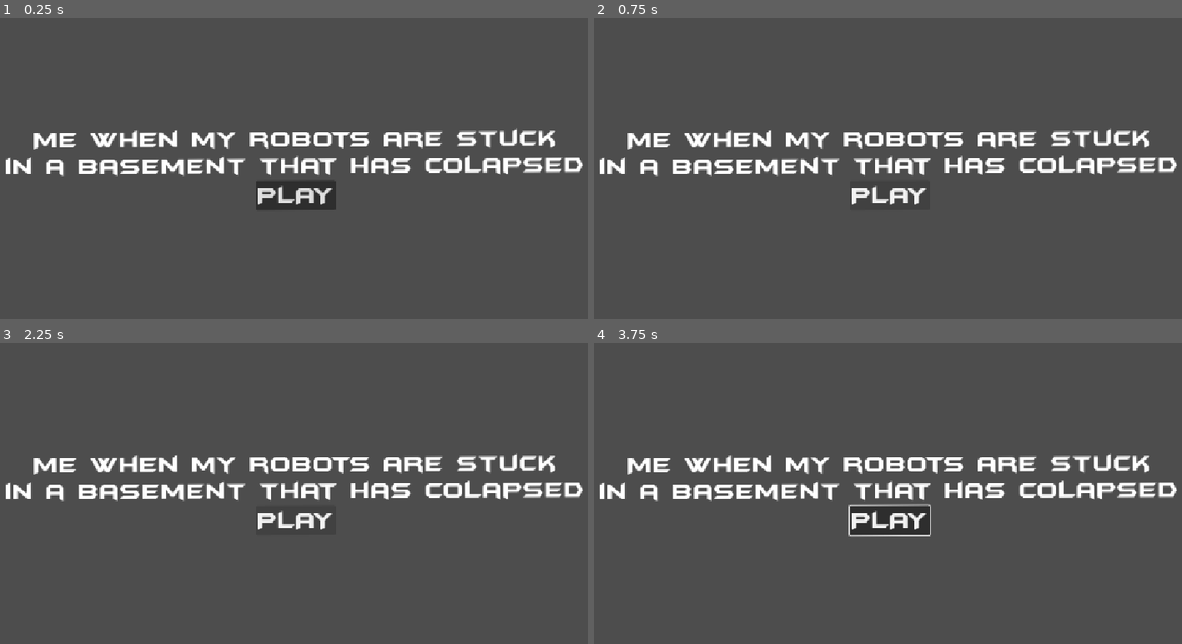
Above: before the commit, frames 1-4 (two rows, left to right).
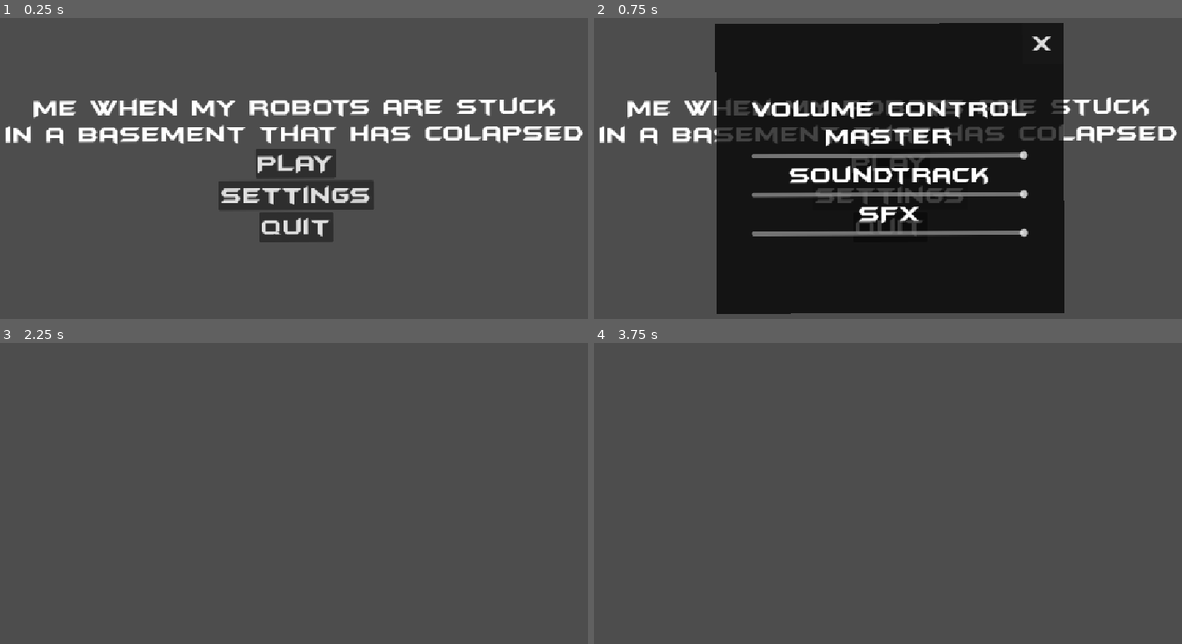
Above: after the commit, the same moments.

Repository: yuesubi/unijam-2026
Game: Godot game, scene res://Scenes/main_menu.tscn
The game is run twice, just before and just after one commit, with the same random seed, the same clock (stepped at 60 frames per second) and the same inputs. Before the commit the project starts from res://Scenes/MainMenu.tscn.
Inputs (mouse positions are in pixels of both pictures, inside the frame that each line leads up to):
- Up to frame 1 (0.25 s): no input
- Up to frame 2 (0.75 s): click (888, 195) at 0.5 s, where only the run after the commit has a clickable "Settings"
- Up to frame 3 (2.25 s): click (446, 367) at 1.25 s, where only the run after the commit has a clickable "X"; click "PLAY" at 2 s
- Up to frame 4 (3.75 s): click (888, 520) at 2.75 s, where only the run before the commit has a clickable "PLAY"; tap Enter (ui_accept) at 3.5 s; move the mouse to (1035, 475) at 3.52 s; hold Right (ui_right) from 3.53 s (still down)

The runs differ from the first frame. In frame 1, 13% of the frame differs, in the area x 0-100%, y 26-75%; in frame 2, 58%, in the area x 0-100%, y 1-99%; in frame 3, 5.7%; in frame 4, 6.7%.

Commit message:
Integrated SFX, added volume panel, update MainMenu

Diff:
--- a/into-the-maze/Scenes/MainMenu.tscn
+++ /dev/null
@@ -1,37 +0,0 @@
-[gd_scene format=3 uid="uid://dkehbnhm588cy"]
-
-[ext_resource type="Theme" uid="uid://bhf2ge2oemdv2" path="res://Ui/ui_theme.tres" id="1_tt5f1"]
-
-[sub_resource type="Theme" id="Theme_1htm7"]
-
-[node name="Ebi" type="Control" unique_id=1431110107]
-layout_mode = 3
-anchors_preset = 15
-anchor_right = 1.0
-anchor_bottom = 1.0
-grow_horizontal = 2
-grow_vertical = 2
-rotation = -0.003879618
-theme = SubResource("Theme_1htm7")
-
-[node name="VBoxContainer" type="VBoxContainer" parent="." unique_id=58732200]
-layout_mode = 1
-anchors_preset = 14
-anchor_top = 0.5
-anchor_right = 1.0
-anchor_bottom = 0.5
-grow_horizontal = 2
-grow_vertical = 2
-
-[node name="Title" type="Label" parent="VBoxContainer" unique_id=1410718139]
-layout_mode = 2
-theme = ExtResource("1_tt5f1")
-text = "Me when my robots are stuck
-in a basement that has colapsed"
-horizontal_alignment = 1
-
-[node name="PlayButton" type="Button" parent="VBoxContainer" unique_id=1805315087]
-layout_mode = 2
-size_flags_horizontal = 4
-theme = ExtResource("1_tt5f1")
-text = "PLAY"
--- /dev/null
+++ b/into-the-maze/Scenes/main_menu.tscn
@@ -0,0 +1,76 @@
+[gd_scene format=3 uid="uid://dkehbnhm588cy"]
+
+[ext_resource type="Script" uid="uid://e8jurwjl0y65" path="res://Scripts/main_menu.gd" id="1_1ehe0"]
+[ext_resource type="Theme" uid="uid://bhf2ge2oemdv2" path="res://Ui/ui_theme.tres" id="1_tt5f1"]
+[ext_resource type="PackedScene" uid="uid://bsbcv6n746omc" path="res://Scenes/volume_panel.tscn" id="2_48xlc"]
+
+[sub_resource type="Theme" id="Theme_1htm7"]
+
+[sub_resource type="AudioStreamPolyphonic" id="AudioStreamPolyphonic_btwxh"]
+
+[node name="MainMenu" type="Control" unique_id=1431110107]
+layout_mode = 3
+anchors_preset = 15
+anchor_right = 1.0
+anchor_bottom = 1.0
+grow_horizontal = 2
+grow_vertical = 2
+rotation = -0.003879618
+theme = SubResource("Theme_1htm7")
+script = ExtResource("1_1ehe0")
+
+[node name="VBoxContainer" type="VBoxContainer" parent="." unique_id=58732200]
+layout_mode = 1
+anchors_preset = 14
+anchor_top = 0.5
+anchor_right = 1.0
+anchor_bottom = 0.5
+grow_horizontal = 2
+grow_vertical = 2
+
+[node name="Title" type="Label" parent="VBoxContainer" unique_id=1410718139]
+layout_mode = 2
+theme = ExtResource("1_tt5f1")
+text = "Me when my robots are stuck
+in a basement that has colapsed"
+horizontal_alignment = 1
+
+[node name="PlayButton" type="Button" parent="VBoxContainer" unique_id=1805315087]
+layout_mode = 2
+size_flags_horizontal = 4
+theme = ExtResource("1_tt5f1")
+text = "PLAY"
+
+[node name="SettingsButton" type="Button" parent="VBoxContainer" unique_id=1481655231]
+layout_mode = 2
+size_flags_horizontal = 4
+theme = ExtResource("1_tt5f1")
+text = "Settings"
+
+[node name="QuitButton" type="Button" parent="VBoxContainer" unique_id=2018511787]
+layout_mode = 2
+size_flags_horizontal = 4
+theme = ExtResource("1_tt5f1")
+text = "Quit"
+
+[node name="VolumePanel" parent="." unique_id=1826358502 instance=ExtResource("2_48xlc")]
+unique_name_in_owner = true
+visible = false
+layout_mode = 1
+
+[node name="SFXAudioPlayer" type="AudioStreamPlayer2D" parent="." unique_id=821201831]
+unique_name_in_owner = true
+stream = SubResource("AudioStreamPolyphonic_btwxh")
+autoplay = true
+attenuation = 1e-05
+max_polyphony = 5
+panning_strength = 0.0
+bus = &"SFX"
+
+[connection signal="mouse_entered" from="VBoxContainer/PlayButton" to="." method="_on_play_button_mouse_entered"]
+[connection signal="pressed" from="VBoxContainer/PlayButton" to="." method="_on_play_button_pressed"]
+[connection signal="mouse_entered" from="VBoxContainer/SettingsButton" to="." method="_on_settings_button_mouse_entered"]
+[connection signal="pressed" from="VBoxContainer/SettingsButton" to="." method="_on_settings_button_pressed"]
+[connection signal="mouse_entered" from="VBoxContainer/QuitButton" to="." method="_on_quit_button_mouse_entered"]
+[connection signal="pressed" from="VBoxContainer/QuitButton" to="." method="_on_quit_button_pressed"]
+[connection signal="on_back_clicked" from="VolumePanel" to="." method="_on_volume_panel_on_back_clicked"]
--- /dev/null
+++ b/into-the-maze/Scenes/volume_panel.tscn
@@ -0,0 +1,110 @@
+[gd_scene format=3 uid="uid://bsbcv6n746omc"]
+
+[ext_resource type="Theme" uid="uid://bhf2ge2oemdv2" path="res://Ui/ui_theme.tres" id="1_pnxrd"]
+[ext_resource type="Texture2D" uid="uid://da53j86aa1aid" path="res://Sprites/black.png" id="2_xhsew"]
+[ext_resource type="Script" uid="uid://lbcwm6k0vsv2" path="res://Scripts/SoundManagers/volume_control.gd" id="3_pbxk5"]
+
+[node name="VolumePanel" type="TextureRect" unique_id=1826358502]
+self_modulate = Color(1, 1, 1, 0.7372549)
+anchors_preset = 8
+anchor_left = 0.5
+anchor_top = 0.5
+anchor_right = 0.5
+anchor_bottom = 0.5
+offset_left = -300.0
+offset_top = -250.0
+offset_right = 300.0
+offset_bottom = 250.0
+grow_horizontal = 2
+grow_vertical = 2
+theme = ExtResource("1_pnxrd")
+texture = ExtResource("2_xhsew")
+script = ExtResource("3_pbxk5")
+
+[node name="VBoxContainer" type="VBoxContainer" parent="." unique_id=557756988]
+layout_mode = 1
+anchors_preset = 8
+anchor_left = 0.5
+anchor_top = 0.5
+anchor_right = 0.5
+anchor_bottom = 0.5
+offset_left = -239.0
+offset_top = -21.5
+offset_right = 239.0
+offset_bottom = 21.5
+grow_horizontal = 2
+grow_vertical = 2
+
+[node name="PageTitle" type="Label" parent="VBoxContainer" unique_id=1251941024]
+layout_mode = 2
+size_flags_vertical = 1
+text = "Volume control"
+
+[node name="Master" type="VBoxContainer" parent="VBoxContainer" unique_id=1857736732]
+layout_mode = 2
+
+[node name="Label" type="Label" parent="VBoxContainer/Master" unique_id=1713372274]
+layout_mode = 2
+size_flags_horizontal = 4
+text = "Master"
+horizontal_alignment = 1
+vertical_alignment = 1
+
+[node name="MasterSlider" type="HSlider" parent="VBoxContainer/Master" unique_id=1585115272]
+layout_mode = 2
+max_value = 1.0
+step = 0.01
+value = 1.0
+
+[node name="Soundtrack" type="VBoxContainer" parent="VBoxContainer" unique_id=69714459]
+layout_mode = 2
+
+[node name="Label" type="Label" parent="VBoxContainer/Soundtrack" unique_id=1560053025]
+layout_mode = 2
+size_flags_horizontal = 4
+text = "Soundtrack"
+horizontal_alignment = 1
+vertical_alignment = 1
+
+[node name="SoundtrackSlider" type="HSlider" parent="VBoxContainer/Soundtrack" unique_id=379426419]
+layout_mode = 2
+max_value = 1.0
+step = 0.01
+value = 1.0
+
+[node name="SFX" type="VBoxContainer" parent="VBoxContainer" unique_id=785889215]
+layout_mode = 2
+
+[node name="Label" type="Label" parent="VBoxContainer/SFX" unique_id=373326506]
+layout_mode = 2
+size_flags_horizontal = 4
+text = "SFX"
+horizontal_alignment = 1
+vertical_alignment = 1
+
+[node name="SFXSlider" type="HSlider" parent="VBoxContainer/SFX" unique_id=278004213]
+layout_mode = 2
+max_value = 1.0
+step = 0.01
+value = 1.0
+
+[node name="Control" type="Control" parent="VBoxContainer" unique_id=37443029]
+layout_mode = 2
+size_flags_horizontal = 4
+
+[node name="BackButton" type="Button" parent="." unique_id=1154958420]
+layout_mode = 1
+anchors_preset = 1
+anchor_left = 1.0
+anchor_right = 1.0
+offset_left = -70.842834
+offset_bottom = 70.22601
+grow_horizontal = 0
+text = "X"
+
+[connection signal="value_changed" from="VBoxContainer/Master/MasterSlider" to="." method="_on_master_slider_value_changed"]
+[connection signal="value_changed" from="VBoxContainer/Soundtrack/SoundtrackSlider" to="." method="_on_soundtrack_slider_value_changed"]
+[connection signal="drag_ended" from="VBoxContainer/SFX/SFXSlider" to="." method="_on_sfx_slider_drag_ended"]
+[connection signal="value_changed" from="VBoxContainer/SFX/SFXSlider" to="." method="_on_sfx_slider_value_changed"]
+[connection signal="mouse_entered" from="BackButton" to="." method="_on_back_button_mouse_entered"]
+[connection signal="pressed" from="BackButton" to="." method="_on_back_button_pressed"]
--- a/into-the-maze/Scripts/SoundManagers/sfx_player.gd
+++ b/into-the-maze/Scripts/SoundManagers/sfx_player.gd
@@ -3,16 +3,10 @@
 var audioStream:AudioStreamPlaybackPolyphonic
 
 #Menu
+var Hover = preload("res://Sounds/SFX/hover 2.wav")
+var Forward = preload("res://Sounds/SFX/forward.wav")
+var Back = preload("res://Sounds/SFX/back.wav")
 
-"""
-var Confirm = preload("res://Sounds/SFX/Confirm.wav")
-var Confirm2 = preload("res://Sounds/SFX/Confirm 2.wav")
-var Hover = preload("res://Sounds/SFX/hover 2.wav")
-var sparkle = preload("res://Sounds/SFX/sparkle.wav")
-var pshit = preload("res://Sounds/SFX/pshit.wav")
-var hit = preload("res://Sounds/SFX/hit.wav")
-var grab = preload("res://Sounds/SFX/grab.wav")
-"""
 
 func play(audio: AudioStream) -> void:
 	audioStream.play_stream(audio)
--- a/into-the-maze/Scripts/SoundManagers/volume_control.gd
+++ b/into-the-maze/Scripts/SoundManagers/volume_control.gd
@@ -1,9 +1,11 @@
 extends Control
+
+signal on_back_hovered
+signal on_back_clicked
 
 var masterBus = AudioServer.get_bus_index("Master")
 var soundtrackBus = AudioServer.get_bus_index("Soundtrack")
 var sfxBus = AudioServer.get_bus_index("SFX")
-
 
 
 
@@ -21,5 +23,14 @@
 
 
 func _on_sfx_slider_drag_ended(value_changed: bool) -> void:
-	pass
-	# SfxPlayer.play(SfxPlayer.Confirm)
+	SfxPlayer.play(SfxPlayer.Forward)
+
+
+func _on_back_button_pressed() -> void:
+	visible = false
+	on_back_clicked.emit()
+
+
+
+func _on_back_button_mouse_entered() -> void:
+	on_back_hovered.emit()
--- /dev/null
+++ b/into-the-maze/Scripts/main_menu.gd
@@ -0,0 +1,53 @@
+extends Control
+
+
+# Called when the node enters the scene tree for the first time.
+func _ready() -> void:
+	SfxPlayer.audioStream = %SFXAudioPlayer.get_stream_playback()
+
+
+# Called every frame. 'delta' is the elapsed time since the previous frame.
+func _process(delta: float) -> void:
+	pass
+
+
+
+
+
+
+# Button actions
+# --------------------
+
+
+func _on_play_button_pressed() -> void:
+	get_tree().change_scene_to_file("res://Scenes/main_game.tscn")
+
+
+func _on_quit_button_pressed() -> void:
+	get_tree().quit()
+
+
+func _on_settings_button_pressed() -> void:
+	SfxPlayer.play(SfxPlayer.Forward)
+	%VolumePanel.visible = true
+
+
+func _on_volume_panel_on_back_clicked() -> void:
+	SfxPlayer.play(SfxPlayer.Back)
+
+
+
+
+
+# Button Hovers
+# ---------------------
+func _on_play_button_mouse_entered() -> void:
+	SfxPlayer.play(SfxPlayer.Hover)
+
+
+func _on_settings_button_mouse_entered() -> void:
+	SfxPlayer.play(SfxPlayer.Hover)
+
+
+func _on_quit_button_mouse_entered() -> void:
+	SfxPlayer.play(SfxPlayer.Hover)
--- /dev/null
+++ b/into-the-maze/default_bus_layout.tres
@@ -0,0 +1,15 @@
+[gd_resource type="AudioBusLayout" format=3 uid="uid://caq1ly1alt6xk"]
+
+[resource]
+bus/1/name = &"Soundtrack"
+bus/1/solo = false
+bus/1/mute = false
+bus/1/bypass_fx = false
+bus/1/volume_db = 0.0
+bus/1/send = &"Master"
+bus/2/name = &"SFX"
+bus/2/solo = false
+bus/2/mute = false
+bus/2/bypass_fx = false
+bus/2/volume_db = 0.0
+bus/2/send = &"Master"
--- a/into-the-maze/project.godot
+++ b/into-the-maze/project.godot
@@ -14,6 +14,14 @@
 run/main_scene="uid://dkehbnhm588cy"
 config/features=PackedStringArray("4.7", "Forward Plus")
 config/icon="res://icon.svg"
+
+[audio]
+
+buses/default_bus_layout="uid://caq1ly1alt6xk"
+
+[autoload]
+
+SfxPlayer="*uid://cxhou30amr256"
 
 [display]
 
Not shown, added: into-the-maze/Scripts/main_menu.gd.uid
Not shown, added: into-the-maze/Sounds/SFX/back.wav.import
Not shown, added: into-the-maze/Sounds/SFX/forward.wav.import
Not shown, added: into-the-maze/Sounds/SFX/hover 2.wav.import
Not shown, added: into-the-maze/Sounds/SFX/pshit.wav.import
Binary file added: into-the-maze/Sprites/black.png
Not shown, added: into-the-maze/Sprites/black.png.import
Binary file added: into-the-maze/Sprites/red.png
Not shown, added: into-the-maze/Sprites/red.png.import
Not shown, added: into-the-maze/Sounds/SFX/back.wav
Not shown, added: into-the-maze/Sounds/SFX/forward.wav
Not shown, added: into-the-maze/Sounds/SFX/hover 2.wav
(and 1 more such lines)
